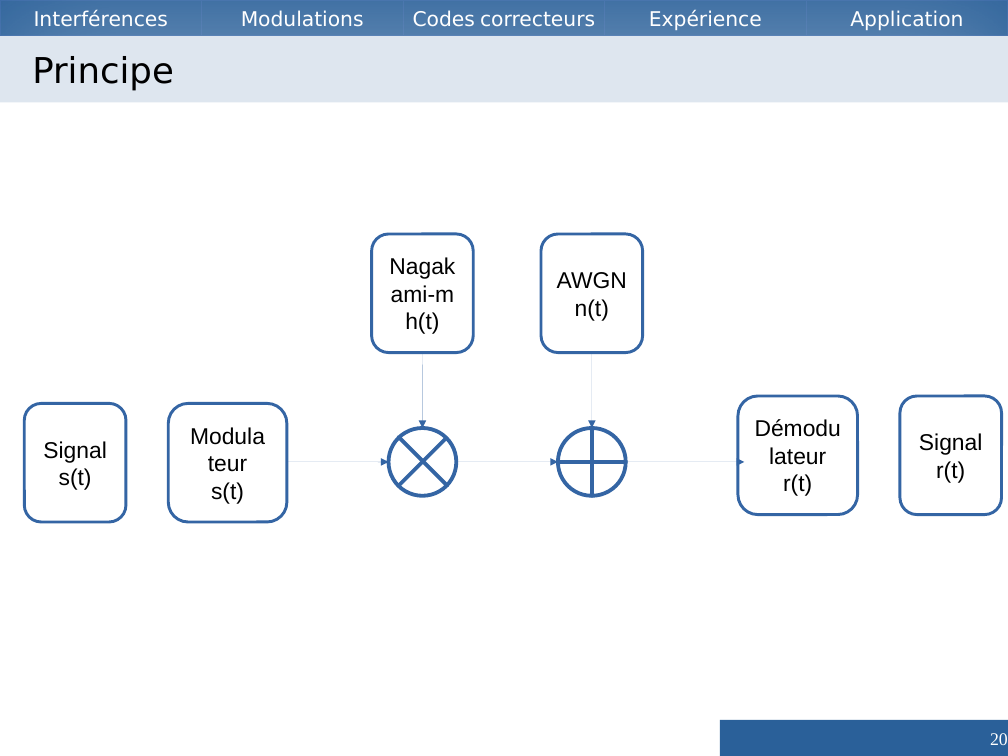
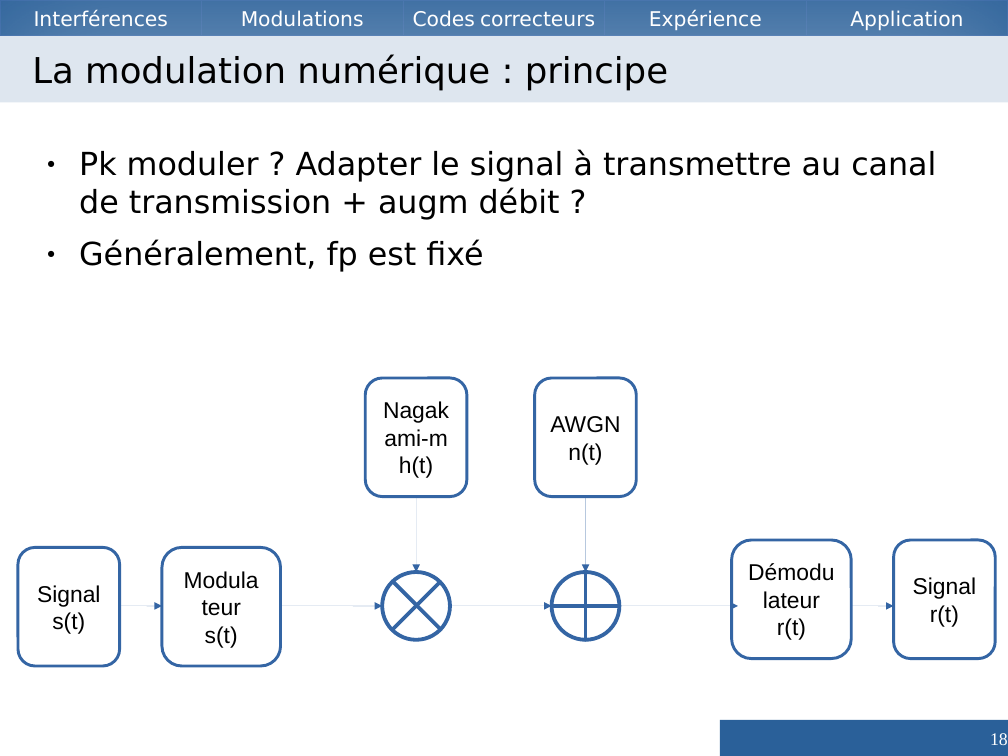
Before and after one commit to Vzrod/tipe, a slide deck: slide 18 of TIPE.odp (slide 20 before the commit). Drawn at 1008x756 pixels with LibreOffice and Linux fonts; fonts in the diff are those of the drawing. Boxes give left, top, right and bottom in pixels: in the first picture for what was removed or moved away, otherwise in the second. Text is boxed around its words. In the diff, an @@ line names an element or a change of style, - is before the commit and + after.

Commit message:
Update PPTX

```diff
--- a/TIPE.odp
+++ b/TIPE.odp
@@ title at (32,54,668,90): text changed @@
-Principe
+La modulation numérique : principe
@@ text added at (79,149,936,272), 25 pt, text #000000 @@
+● Pk moduler ? Adapter le signal à transmettre au canal de transmission + augm débit ?
+● Généralement, fp est fixé
@@ 6 freeform shapes, 5 arrows, 2 rounded rectangles: place and size @@
-6 freeform shapes, 5 arrows, 2 rounded rectangles at (25,234,1002,522)
+6 freeform shapes, 5 arrows, 2 rounded rectangles at (18,378,995,667)
@@ arrow added from (120, 606) to (162, 606), #3465A4 0 pt @@
@@ arrow added from (852, 606) to (894, 606), #3465A4 0 pt @@
@@ page number at (990,733,1008,745): text changed @@
-20
+18
```
Also in this commit, not shown: 11 other slides changed, 7 slides added, 14 slides removed, 1 other file.
